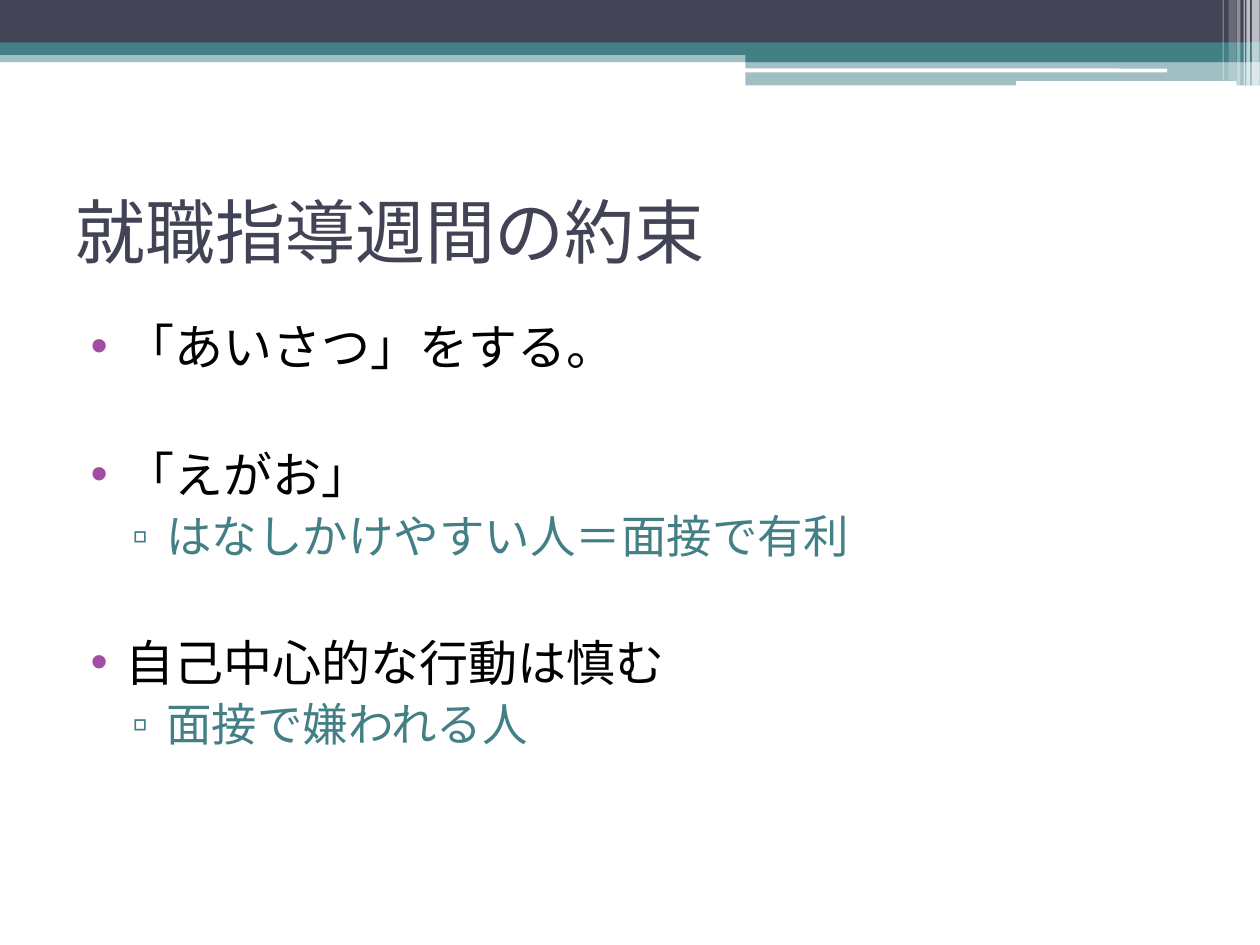
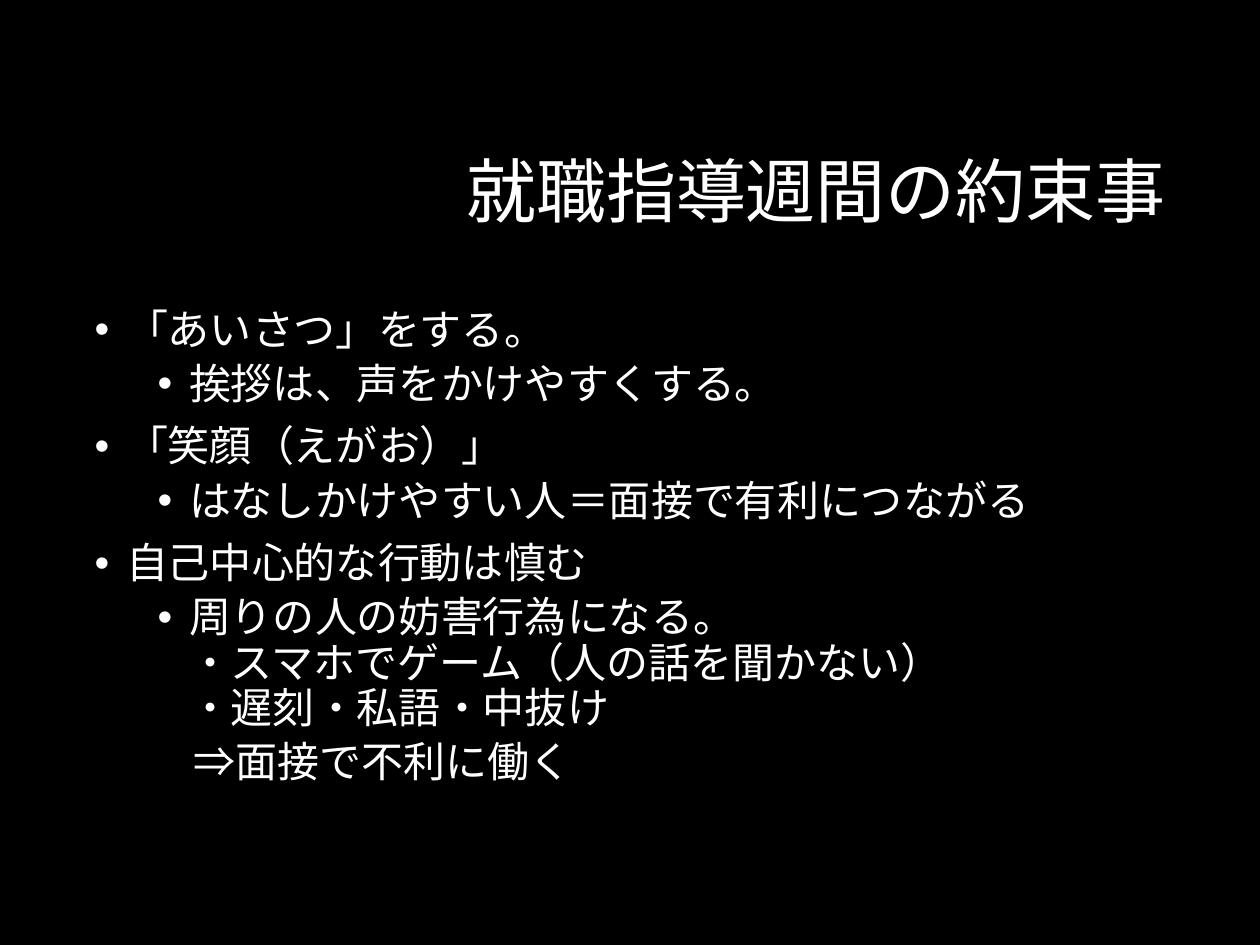
Before and after one commit to YoshihiroUEDA/shushoku, a slide deck: slide 6 of 就職指導週間（大橋校講義用PP）.pptx (slide 5 before the commit). Drawn at 1260x945 pixels with LibreOffice and Linux fonts; fonts in the diff are those of the drawing; background and template pictures are left out. Boxes give left, top, right and bottom in pixels: in the first picture for what was removed or moved away, otherwise in the second. Text is boxed around its words. In the diff, an @@ line names an element or a change of style, - is before the commit and + after.

```diff
--- a/就職指導週間（大橋校講義用PP）.pptx
+++ b/就職指導週間（大橋校講義用PP）.pptx
@@ background #FFFFFF to #000000 @@
@@ rectangle removed at (0,0,1260,43) @@
@@ rectangle removed at (1222,0,1223,81) @@
@@ rectangle removed at (1228,0,1236,81) @@
@@ rectangle removed at (1237,0,1241,86) @@
@@ rectangle removed at (1244,0,1245,86) @@
@@ rectangle removed at (1246,0,1250,86) @@
@@ rectangle removed at (1252,0,1260,86) @@
@@ rectangle removed at (0,50,1260,62) @@
@@ rectangle removed at (0,43,1260,55) @@
@@ rectangle removed at (746,49,1260,62) @@
@@ rounded rectangle removed at (745,68,1167,72) @@
@@ rectangle removed at (746,60,1260,86) @@
@@ rounded rectangle removed at (1016,81,1236,86) @@
@@ title at (466,158,1165,223): text changed; text colour #424456 to #FFFFFF @@
-就職指導週間の約束
+就職指導週間の約束事
@@ text "「あいさつ」をする。": place and size @@
-text "「あいさつ」をする。" at (126,323,849,745)
+text "「あいさつ」をする。" at (126,309,1029,781)
@@ text at (126,309,588,582): size 28 to 24 pt, text colour #000000 to #FFFFFF in "「あいさつ」をする。", "自己中心的な行動は慎む"; indent changed; line spacing 1 to 0.9; more space between paragraphs @@
@@ text at (126,363,1029,520): text changed; size 26 to 24 pt; text colour #438086 to #FFFFFF @@
-• 「えがお」
-  ▫ はなしかけやすい人＝面接で有利
+  • 挨拶は、声をかけやすくする。
+• 「笑顔（えがお）」
+  • はなしかけやすい人＝面接で有利につながる
@@ text at (189,596,943,781): text changed; size 26 to 24 pt; text colour #438086 to #FFFFFF @@
-  ▫ 面接で嫌われる人
+  • 周りの人の妨害行為になる。
+    ・スマホでゲーム（人の話を聞かない）
+    ・遅刻・私語・中抜け
+  ⇒面接で不利に働く
```
Also in this commit, not shown: 25 other slides changed, 5 slides added, 2 slides removed.
